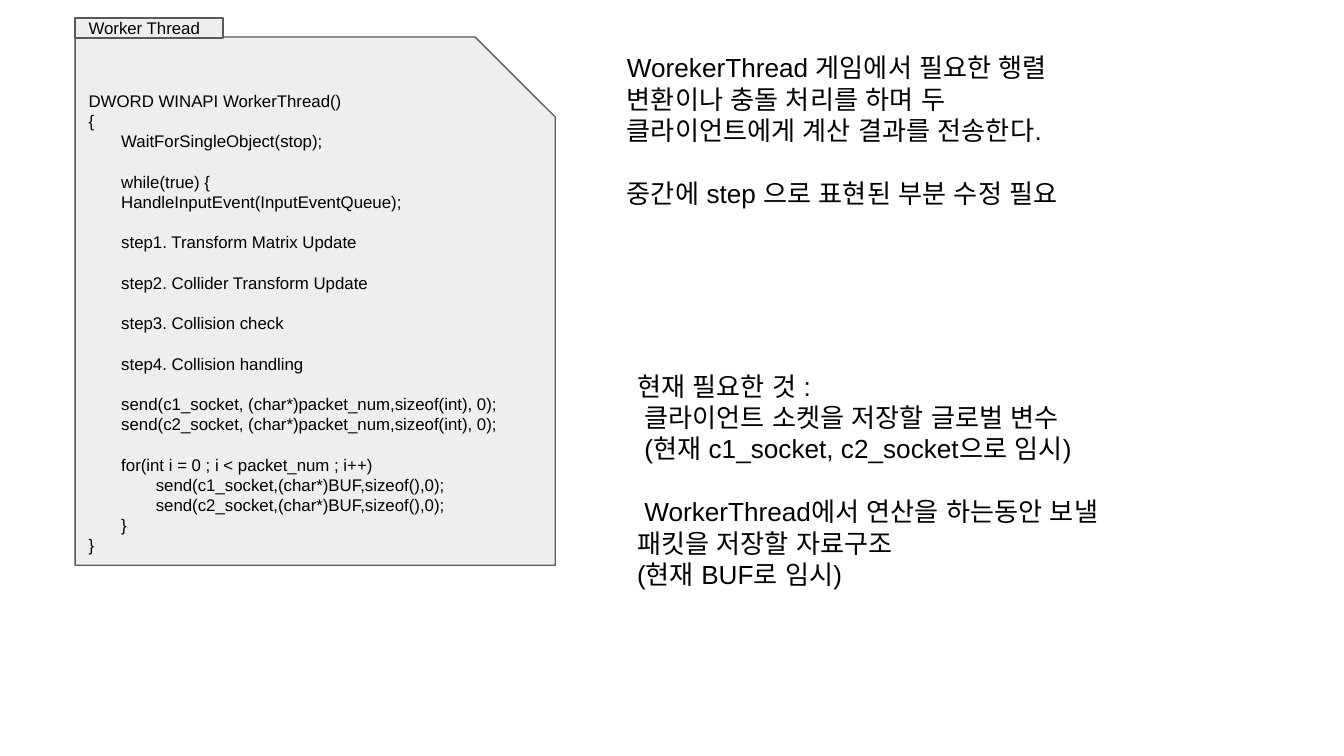
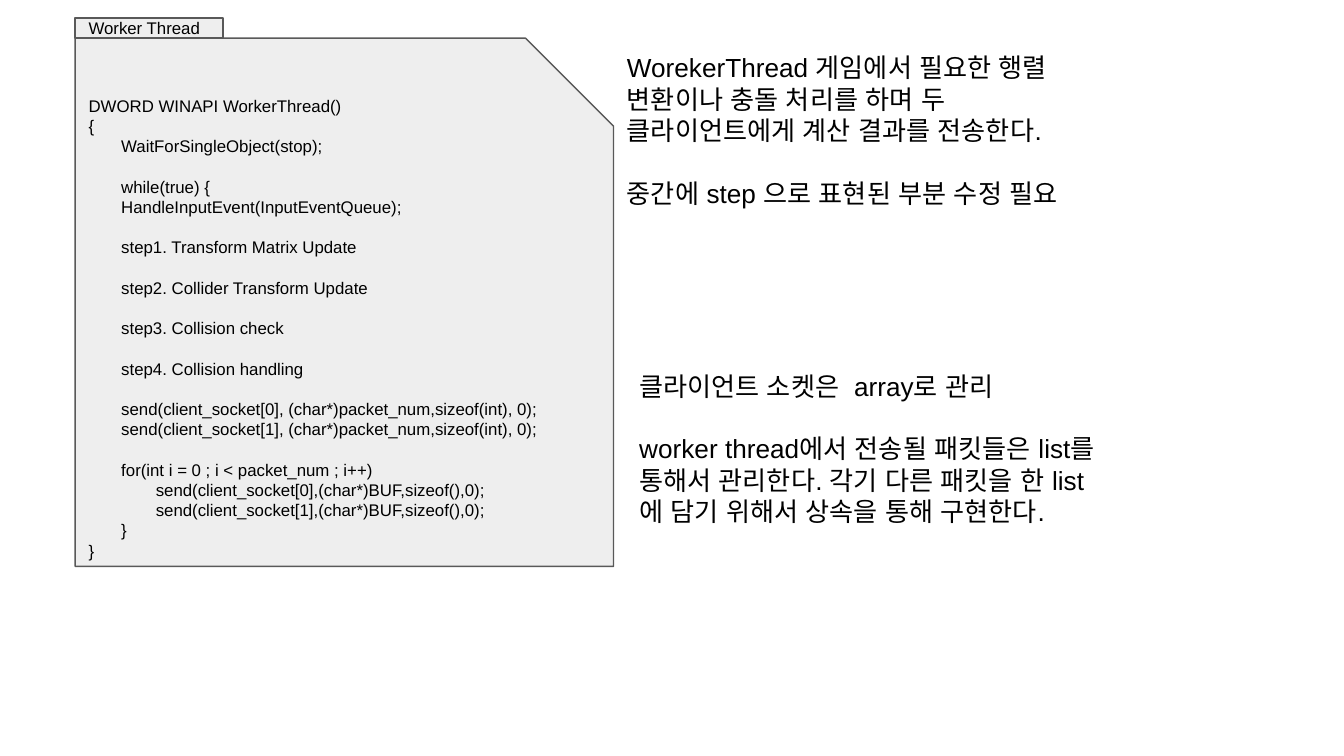
Before and after one commit to KimDJ7105/2023_network_game_project, a slide deck: slide 3 of 임시 로우레벨디자인.pptx. Drawn at 1344x756 pixels with LibreOffice and Linux fonts; fonts in the diff are those of the drawing. Boxes give left, top, right and bottom in pixels: in the first picture for what was removed or moved away, otherwise in the second. Text is boxed around its words. In the diff, an @@ line names an element or a change of style, - is before the commit and + after.

Commit message:
임시 로우레벨디자인 수정

```diff
--- a/임시 로우레벨디자인.pptx
+++ b/임시 로우레벨디자인.pptx
@@ snip rect "DWORD WINAPI WorkerThread()": place and size @@
-snip rect "DWORD WINAPI WorkerThread()" at [75, 38, 555, 566]
+snip rect "DWORD WINAPI WorkerThread()" at [75, 38, 614, 566]
@@ text at [639, 374, 1094, 523]: text changed @@
-현재 필요한 것 :
-클라이언트 소켓을 저장할 글로벌 변수
-(현재 c1_socket, c2_socket으로 임시)
-WorkerThread에서 연산을 하는동안 보낼 패킷을 저장할 자료구조
-(현재 BUF로 임시)
+클라이언트 소켓은 array로 관리
+worker thread에서 전송될 패킷들은 list를 통해서 관리한다. 각기 다른 패킷을 한 list에 담기 위해서 상속을 통해 구현한다.
@@ text in snip rect at [121, 402, 537, 439]: text changed @@
-send(c1_socket, (char*)packet_num,sizeof(int), 0);
-send(c2_socket, (char*)packet_num,sizeof(int), 0);
+send(client_socket[0], (char*)packet_num,sizeof(int), 0);
+send(client_socket[1], (char*)packet_num,sizeof(int), 0);
@@ text in snip rect at [156, 483, 485, 520]: text changed @@
-send(c1_socket,(char*)BUF,sizeof(),0);
-send(c2_socket,(char*)BUF,sizeof(),0);
+send(client_socket[0],(char*)BUF,sizeof(),0);
+send(client_socket[1],(char*)BUF,sizeof(),0);
```
Also in this commit, not shown: 2 other slides changed, 1 slide added.
